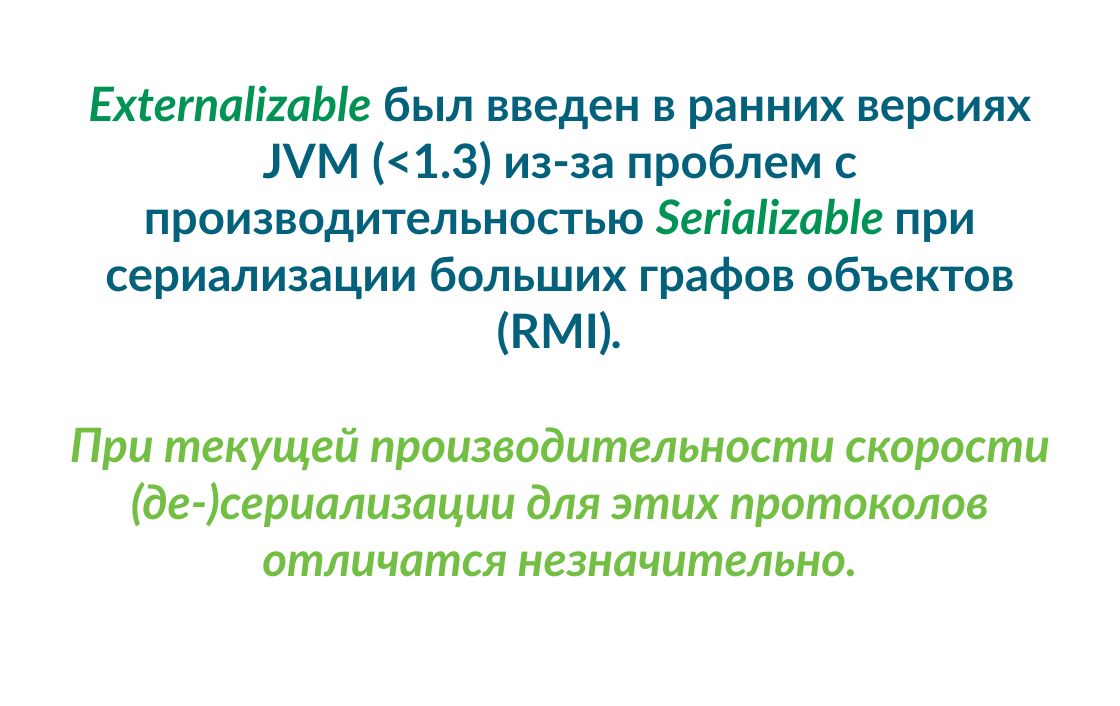
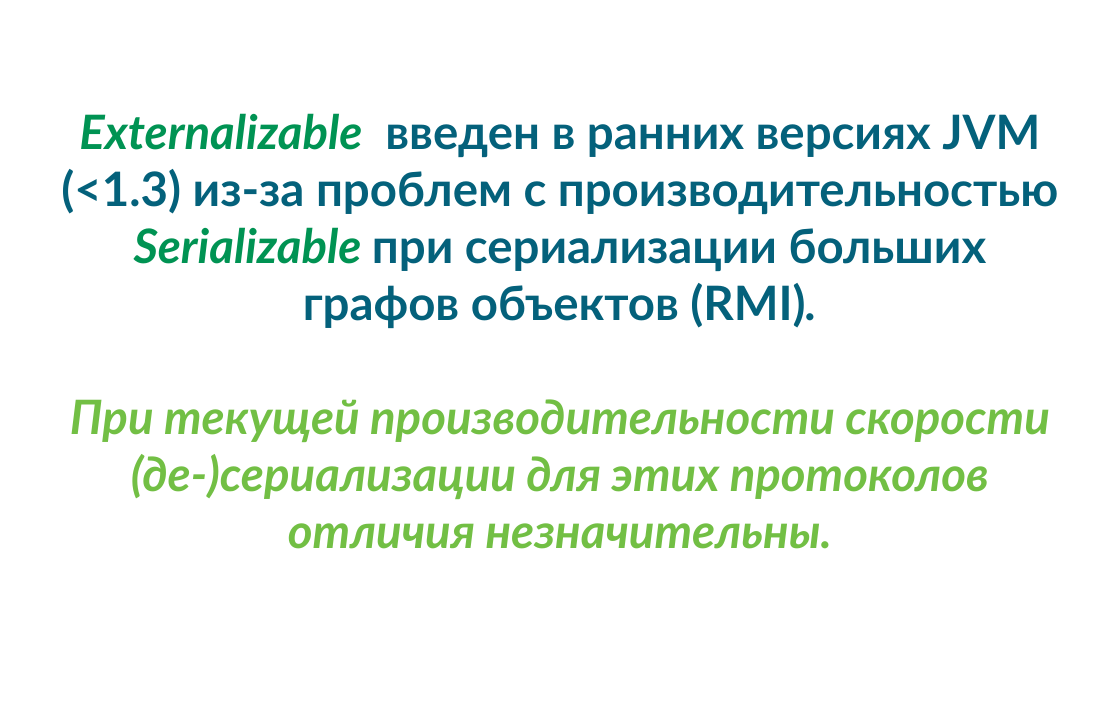
Before and after one commit to pixie1977/JavaSchoolSerialization, a slide deck: slide 35 of JavaSchoolSerialization.odp (slide 28 before the commit). Drawn at 1120x706 pixels with LibreOffice and Linux fonts; fonts in the diff are those of the drawing; background and template pictures are left out. Boxes give left, top, right and bottom in pixels: in the first picture for what was removed or moved away, otherwise in the second. Text is boxed around its words. In the diff, an @@ line names an element or a change of style, - is before the commit and + after.

```diff
--- a/JavaSchoolSerialization.odp
+++ b/JavaSchoolSerialization.odp
@@ subtitle at <box>61,113,1058,549</box>: text changed @@
-Externalizable был введен в ранних версиях JVM (<1.3) из-за проблем с производительностью Serializable при сериализации больших графов объектов (RMI).
-При текущей производительности скорости (де-)сериализации для этих протоколов отличатся незначительно.
+Externalizable введен в ранних версиях JVM (<1.3) из-за проблем с производительностью Serializable при сериализации больших графов объектов (RMI).
+При текущей производительности скорости (де-)сериализации для этих протоколов отличия незначительны.
```
Also in this commit, not shown: 12 other slides changed, 26 slides added, 1 slide removed, 1 other file.
